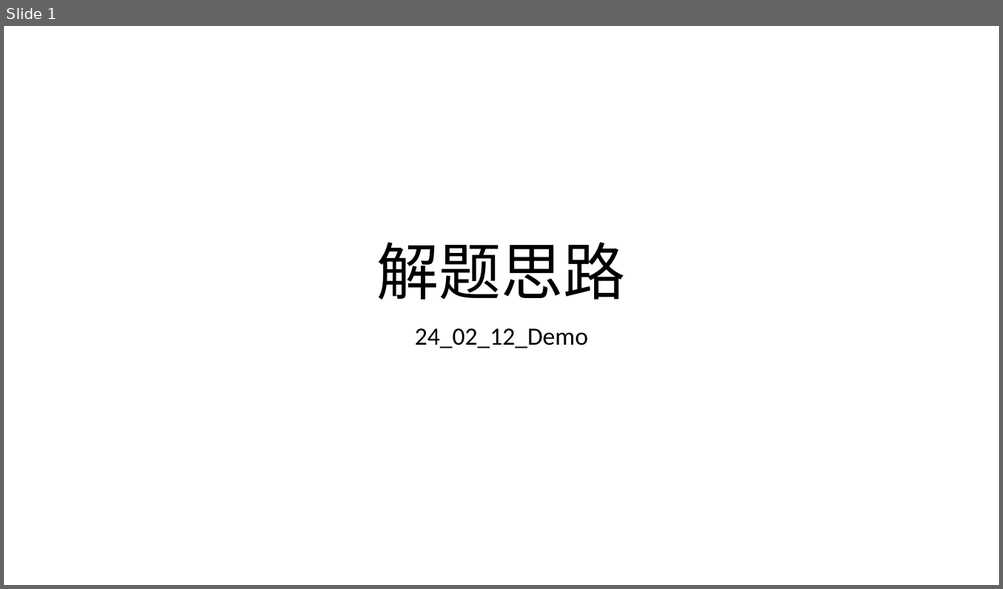
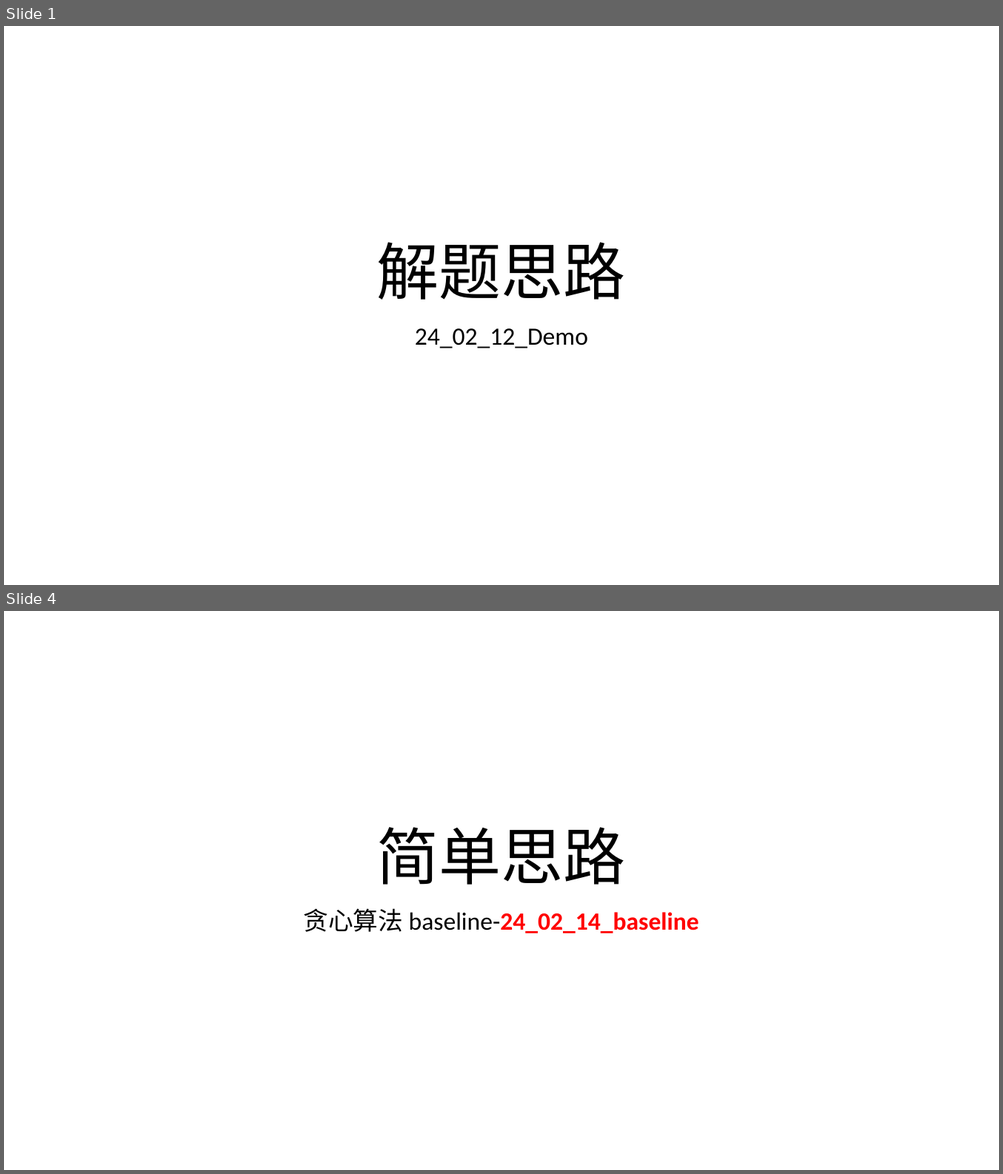
Before and after one commit to HuangDDU/hzy_algorithm, a slide deck: huawei/4_ESC/日志记录.pptx. Shown one above the other, each under a label of ours: slide 1 before the commit, slides 1 and 4 after it; the slides between them are not shown. The pictures are 1003x589 and 1003x1174 pixels, drawn with LibreOffice and Linux fonts; fonts in the diff are those of the drawing. Boxes give left, top, right and bottom in pixels: in the first picture for what was removed or moved away, otherwise in the second. Text is boxed around its words. In the diff, an @@ line names an element or a change of style, - is before the commit and + after.

```diff
--- a/huawei/4_ESC/日志记录.pptx
+++ b/huawei/4_ESC/日志记录.pptx
@@ slide 4 added at [4, 611, 999, 1170], background #FFFFFF @@
@@ title added at [377, 827, 626, 885], 60 pt, text #000000 @@
+简单思路
@@ subtitle added at [304, 908, 699, 934], 24 pt, text #FF0000, bold @@
+贪心算法 baseline-24_02_14_baseline
```
Also in this commit, not shown: 1 slide changed, 7 other slides added, 55 other files.
